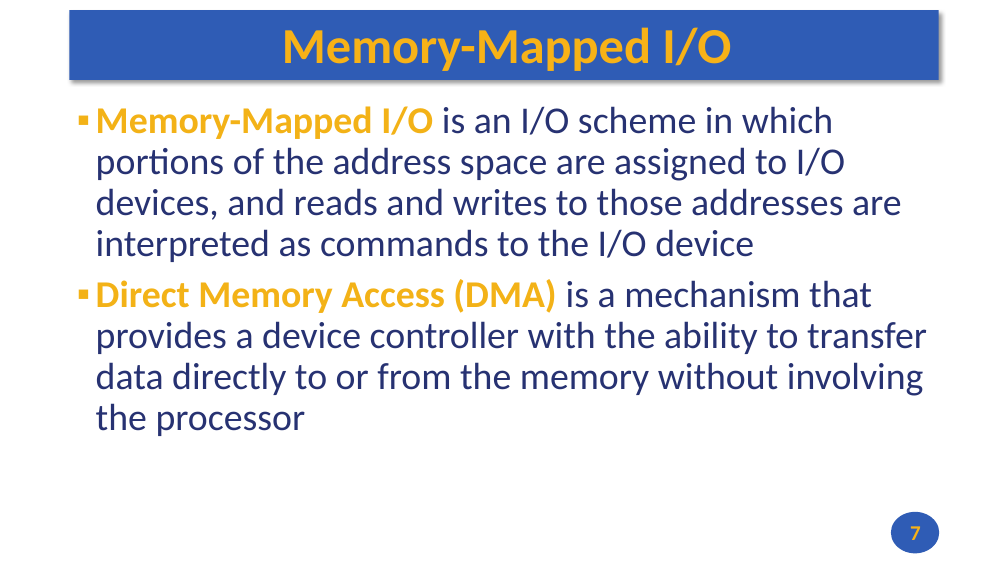
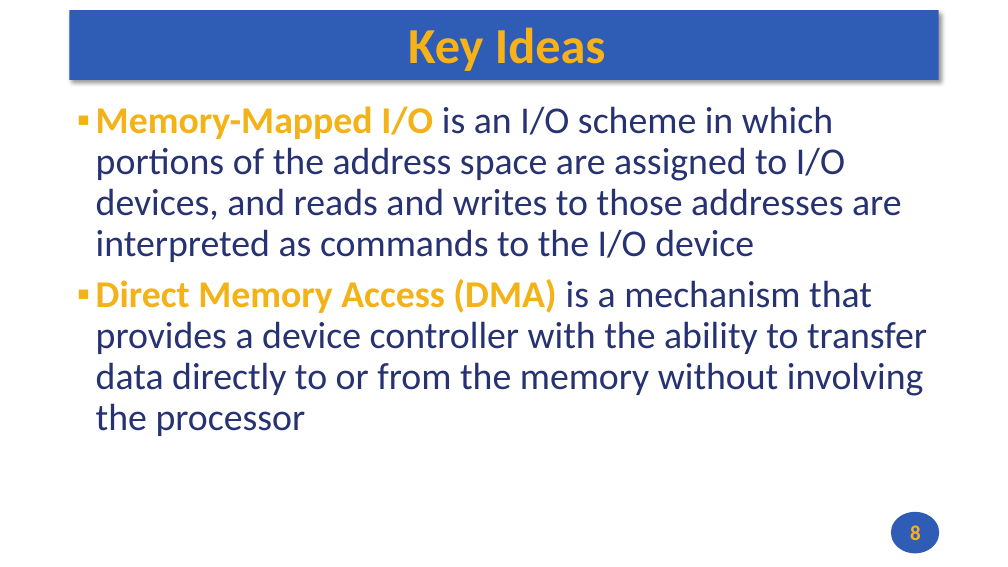
Before and after one commit to andrewt0301/hse-acos-course, a slide deck: slide 8 of docs/part1ca/08_MMIO/CA_Lecture_08.pptx (slide 7 before the commit). Drawn at 1008x567 pixels with LibreOffice and Linux fonts; fonts in the diff are those of the drawing. Boxes give left, top, right and bottom in pixels: in the first picture for what was removed or moved away, otherwise in the second. Text is boxed around its words. In the diff, an @@ line names an element or a change of style, - is before the commit and + after.

```diff
--- a/docs/part1ca/08_MMIO/CA_Lecture_08.pptx
+++ b/docs/part1ca/08_MMIO/CA_Lecture_08.pptx
@@ title at <box>408,27,606,71</box>: text changed @@
-Memory-Mapped I/O
+Key Ideas
@@ page number at <box>910,525,921,540</box>: text changed @@
-7
+8
```
Also in this commit, not shown: 3 other slides changed, 3 slides added, 1 other file.
